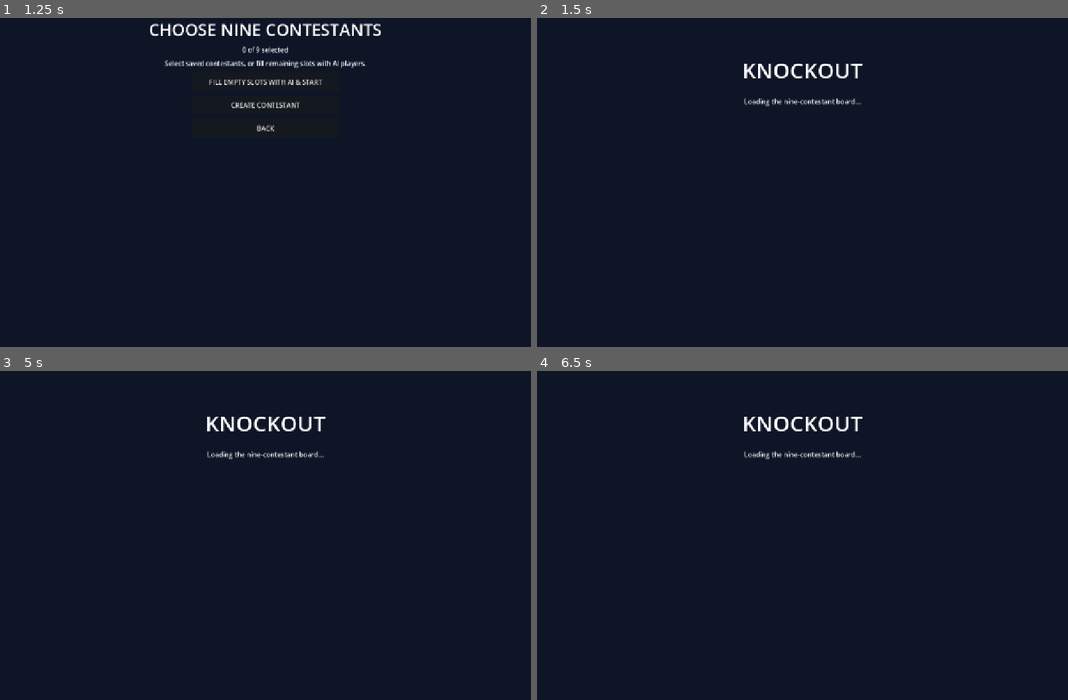
Above: before the commit, frames 1-4 (two rows, left to right).
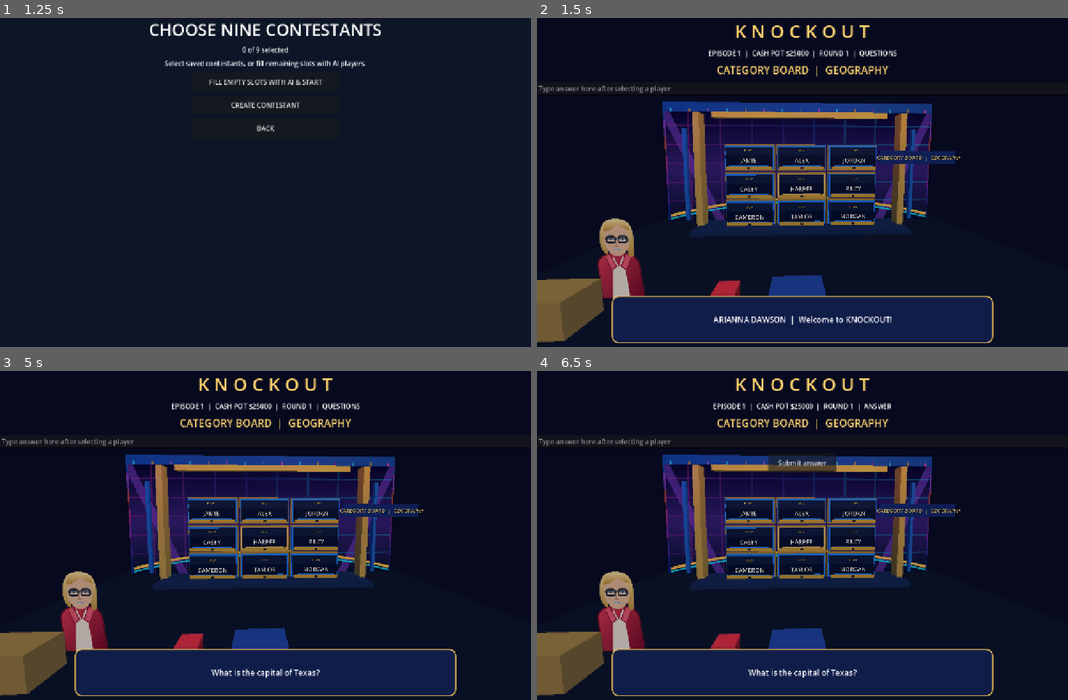
Above: after the commit, the same moments.

Repository: Becksploder2/Knockout
Game: Godot game, scene res://scenes/launcher.tscn
Same seed, same stepped clock (60 frames per second), same inputs: the game is played once before the commit and once after it.
Inputs:
- Up to frame 1 (1.25 s): click "PLAY KNOCKOUT" at 0.5 s
- Up to frame 2 (1.5 s): click "FILL EMPTY SLOTS WITH AI & ST…" at 1.25 s
- Up to frame 3 (5 s): tap Enter at 2, 3.5 s; tap Space at 2.75, 4.25 s
- Up to frame 4 (6.5 s): tap Enter at 5.75 s

Frame 1 is identical in both runs. In frame 2, 30% of the frame differs, in the area x 0-100%, y 2-99%; in frame 3, 30%; in frame 4, 30%.
Error before the commit: Parse Error: Function "update_dialogue()" not found in base self. (res://Main.gd:251)

Commit message:
Advance dialogue sentence by sentence every 3.5 seconds

Diff:
--- a/Main.gd
+++ b/Main.gd
@@ -1094,3 +1094,31 @@
 	dialogue_panel.add_child(dialogue_text)
 	question.hide()
 	host_banner.hide()
+
+func update_dialogue(delta: float) -> void:
+	if dialogue_panel == null:
+		return
+	var source := host_banner.text + "\n" + question.text
+	if source != dialogue_last:
+		dialogue_last = source
+		dialogue_parts.clear()
+		for passage in [host_banner.text, question.text]:
+			var sentence := ""
+			for character in passage:
+				sentence += character
+				if character == "." or character == "!" or character == "?":
+					dialogue_parts.append(sentence.strip_edges())
+					sentence = ""
+			if not sentence.strip_edges().is_empty():
+				dialogue_parts.append(sentence.strip_edges())
+		dialogue_step = 0
+		dialogue_timer = 0.0
+		dialogue_panel.visible = not dialogue_parts.is_empty()
+		if not dialogue_parts.is_empty():
+			dialogue_text.text = dialogue_parts[0]
+	elif dialogue_parts.size() > 1:
+		dialogue_timer += delta
+		if dialogue_timer >= 3.5:
+			dialogue_timer = 0.0
+			dialogue_step = (dialogue_step + 1) % dialogue_parts.size()
+			dialogue_text.text = dialogue_parts[dialogue_step]
